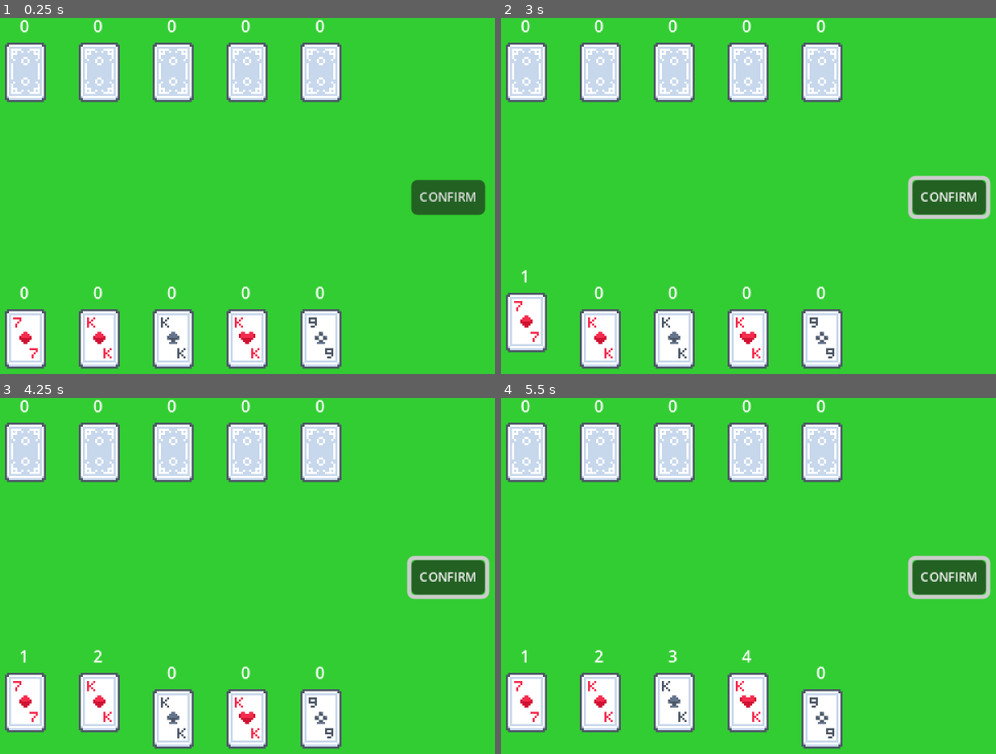
Above: before the commit, frames 1-4 (two rows, left to right).
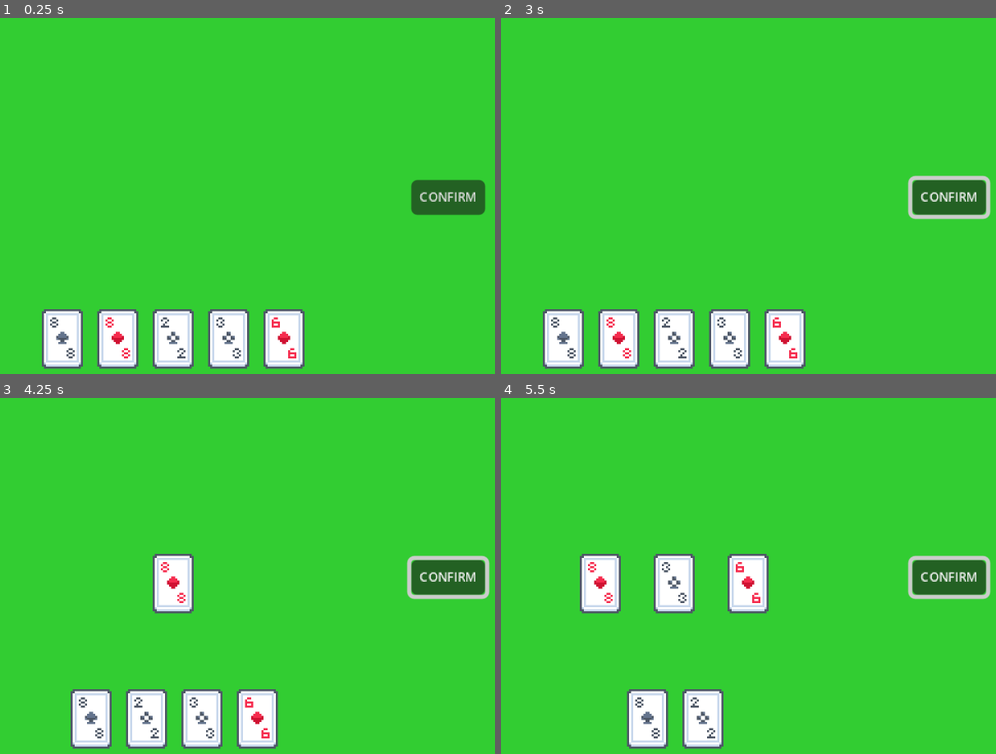
Above: after the commit, the same moments.

Repository: s-mnto/CardProject
Game: Godot game, scene res://scenes/main.tscn
The game is run twice, just before and just after one commit, with the same random seed, the same clock (stepped at 60 frames per second) and the same inputs.
Inputs (mouse positions are in pixels of both pictures, inside the frame that each line leads up to):
- Up to frame 1 (0.25 s): no input
- Up to frame 2 (3 s): click "CONFIRM" at 0.5 s; click "CONFIRM" at 1.25 s; click "CONFIRM" at 2 s; tap Enter at 2.75 s; move the mouse to (525, 338) at 2.77 s; click (525, 338) at 2.92 s
- Up to frame 3 (4.25 s): tap Space at 3.5 s; move the mouse to (99, 718) at 3.52 s; click (99, 718) at 3.67 s
- Up to frame 4 (5.5 s): tap Enter at 4.25 s; move the mouse to (674, 718) at 4.27 s; click (674, 718) at 4.42 s; tap Space at 5 s; move the mouse to (748, 718) at 5.02 s; click (748, 718) at 5.17 s

The runs differ from the first frame. In frame 1, 16% of the frame differs, in the area x 0-69%, y 0-99%; in frame 2, 16%; in frame 3, 17%; in frame 4, 20%.

Commit message:
Change the system

Diff:
--- a/scenes/card_ui.tscn
+++ b/scenes/card_ui.tscn
@@ -1,12 +1,6 @@
-[gd_scene load_steps=4 format=3 uid="uid://22irrsv7en0k"]
+[gd_scene load_steps=2 format=3 uid="uid://22irrsv7en0k"]
 
-[ext_resource type="Script" uid="uid://dwewflj42cpge" path="res://scripts/UI/card_ui.gd" id="1_e1hm3"]
-
-[sub_resource type="LabelSettings" id="LabelSettings_e1hm3"]
-font_size = 8
-
-[sub_resource type="LabelSettings" id="LabelSettings_birkm"]
-font_size = 12
+[ext_resource type="Script" uid="uid://dwewflj42cpge" path="res://scripts/card_ui.gd" id="1_e1hm3"]
 
 [node name="CardUI" type="Control"]
 custom_minimum_size = Vector2(32, 32)
@@ -28,34 +22,3 @@
 anchor_bottom = 0.5
 grow_horizontal = 2
 grow_vertical = 2
-
-[node name="OrderLabel" type="Label" parent="Texture"]
-layout_mode = 1
-anchors_preset = 5
-anchor_left = 0.5
-anchor_right = 0.5
-offset_left = -20.0
-offset_top = -17.0
-offset_right = 20.0
-offset_bottom = 6.0
-grow_horizontal = 2
-text = "0"
-label_settings = SubResource("LabelSettings_e1hm3")
-horizontal_alignment = 1
-vertical_alignment = 1
-
-[node name="ValueLabel" type="Label" parent="Texture"]
-visible = false
-layout_mode = 1
-anchors_preset = 5
-anchor_left = 0.5
-anchor_right = 0.5
-offset_left = -20.0
-offset_top = 26.0
-offset_right = 20.0
-offset_bottom = 49.0
-grow_horizontal = 2
-text = "0"
-label_settings = SubResource("LabelSettings_birkm")
-horizontal_alignment = 1
-vertical_alignment = 1
--- a/scenes/main.tscn
+++ b/scenes/main.tscn
@@ -1,9 +1,9 @@
 [gd_scene load_steps=3 format=3 uid="uid://um6upy8f8l1e"]
 
 [ext_resource type="Script" uid="uid://c5hm0q62ivno1" path="res://scripts/main.gd" id="1_0wfyh"]
-[ext_resource type="Script" uid="uid://c2sk5w3xj13hr" path="res://scripts/globals/game_manager.gd" id="1_o5qli"]
+[ext_resource type="Script" uid="uid://c2sk5w3xj13hr" path="res://scripts/game_manager.gd" id="1_o5qli"]
 
-[node name="Main" type="Control" node_paths=PackedStringArray("game_manager")]
+[node name="Main" type="Control"]
 layout_mode = 3
 anchors_preset = 15
 anchor_right = 1.0
@@ -11,7 +11,6 @@
 grow_horizontal = 2
 grow_vertical = 2
 script = ExtResource("1_0wfyh")
-game_manager = NodePath("GameManager")
 
 [node name="GameManager" type="Control" parent="."]
 layout_mode = 1
@@ -22,7 +21,7 @@
 grow_vertical = 2
 script = ExtResource("1_o5qli")
 
-[node name="PlayerHand" type="HBoxContainer" parent="GameManager"]
+[node name="Player" type="HBoxContainer" parent="GameManager"]
 custom_minimum_size = Vector2(32, 32)
 layout_mode = 1
 anchors_preset = 7
@@ -36,22 +35,10 @@
 offset_bottom = -8.0
 grow_horizontal = 2
 grow_vertical = 0
+theme_override_constants/separation = -5
 alignment = 1
 
-[node name="ComputerHand" type="HBoxContainer" parent="GameManager"]
-custom_minimum_size = Vector2(32, 32)
-layout_mode = 1
-anchors_preset = 5
-anchor_left = 0.5
-anchor_right = 0.5
-offset_left = -16.0
-offset_top = 10.0
-offset_right = 16.0
-offset_bottom = 42.0
-grow_horizontal = 2
-alignment = 1
-
-[node name="PlayBoard" type="GridContainer" parent="GameManager"]
+[node name="Board" type="GridContainer" parent="GameManager"]
 custom_minimum_size = Vector2(32, 32)
 layout_mode = 1
 anchors_preset = 8
--- a/scripts/UI/card_ui.gd
+++ b/scripts/card_ui.gd
@@ -1,7 +1,5 @@
 class_name CardUI extends Control
 
-@onready var order_label: Label = $Texture/OrderLabel
-@onready var value_label: Label = $Texture/ValueLabel
 @onready var texture: TextureRect = $Texture
 
 var card_data: CardResource = null
@@ -14,13 +12,9 @@
 			SignalBus.card_selected.emit(self)
 
 func _apply_texture() -> void:
-	var suit_string: String = CardResource.Suits.keys()[card_data.suit_type].to_lower()
-	var rank_string: String = card_data._get_rank_values(card_data.value)
-	var path: String = "res://assets/cards/card_%s_%s.png" % [suit_string, rank_string]
-	texture.texture = load(path)
-
-func _backside_texture() -> void:
-	texture.texture = load("res://assets/cards/card_back.png")
+	var suit: String = CardResource.Suits.keys()[card_data.suit_type].to_lower()
+	var rank: String = card_data._get_rank_values(card_data.value)
+	texture.texture = load("res://assets/cards/card_%s_%s.png" % [suit, rank])
 
 func _disable_clickable() -> void:
 	mouse_filter = Control.MOUSE_FILTER_IGNORE
--- /dev/null
+++ b/scripts/game_manager.gd
@@ -0,0 +1,48 @@
+class_name GameManager extends Control
+
+const CARD_SCENE: PackedScene = preload("res://scenes/card_ui.tscn")
+const TOTAL_CARDS: int = 5
+
+@onready var player_container: HBoxContainer = $Player
+@onready var board: GridContainer = $Board
+
+var player_hand: Array[CardResource] = []
+
+func _ready() -> void:
+	SignalBus.card_selected.connect(_select_cards)
+	_deal_cards()
+
+func _select_cards(card: CardUI) -> void:
+	if card.is_selected:
+		player_container.remove_child(card)
+		board.add_child(card)
+	else:
+		board.remove_child(card)
+		player_container.add_child(card)
+
+func _deal_cards() -> void:
+	if player_hand.size() == 0:
+		for i: int in range(TOTAL_CARDS):
+			var card: CardResource = DeckManager.deck.pop_front()
+			player_hand.append(card)
+			_add_cards_to_hand(card)
+
+func _add_cards_to_hand(card: CardResource) -> void:
+	var card_node: CardUI = CARD_SCENE.instantiate()
+	player_container.add_child(card_node)
+	card_node.card_data = card
+	card_node._apply_texture()
+
+func _on_play_button_pressed() -> void:
+	pass
+
+#func _compare_hands() -> void:
+	#for i: int in range(TOTAL_CARDS):
+		#var player: int = selected_cards[i].card_data.value
+		#var computer: int = computer_hand[i].value
+		#if player > computer:
+			#print("WIN")
+		#elif player == computer:
+			#print("TIE!")
+		#else:
+			#print("LOSE")
--- a/scripts/globals/deck_manager.gd
+++ b/scripts/globals/deck_manager.gd
@@ -5,11 +5,7 @@
 var deck: Array[CardResource] = []
 
 func _ready() -> void:
-	if deck.size() == 0:
-		_build_deck()
-		deck.shuffle()
-	else:
-		print("Deck is empty")
+	_build_deck()
 
 func _build_deck() -> void:
 	deck.clear()
@@ -19,3 +15,4 @@
 			new_card.suit_type = suit
 			new_card.value = value
 			deck.append(new_card)
+	deck.shuffle()
--- a/scripts/globals/game_manager.gd
+++ /dev/null
@@ -1,97 +0,0 @@
-class_name GameManager extends Control
-
-const CARD_SCENE: PackedScene = preload("res://scenes/card_ui.tscn")
-const TOTAL_CARDS: int = 5
-
-@onready var player_container: HBoxContainer = $PlayerHand
-@onready var computer_container: HBoxContainer = $ComputerHand
-@onready var play_board: GridContainer = $PlayBoard
-
-var player_hand: Array[CardResource] = []
-var computer_hand: Array[CardResource] = []
-var _played_cards: Array[CardUI] = []
-
-func _ready() -> void:
-	SignalBus.card_selected.connect(_select_cards)
-	_deal_cards(player_hand)
-	_deal_cards(computer_hand)
-	_add_cards_to_hand()
-	_add_cards_to_computer()
-
-func _select_cards(card: CardUI) -> void:
-	if card.is_selected:
-		card.position.y = -8
-		_played_cards.push_back(card)
-	else:
-		card.position.y = 0
-		_played_cards.erase(card)
-
-	_update_card_order_label()
-
-
-func _deal_cards(which_hand: Array[CardResource]) -> void:
-	if which_hand.size() == 0:
-		for i: int in range(TOTAL_CARDS):
-			var card: CardResource = DeckManager.deck.pop_front()
-			which_hand.append(card)
-	else:
-		print("Hand is not empty")
-
-func _add_cards_to_hand() -> void:
-	for card: CardResource in player_hand:
-		var card_node: CardUI = CARD_SCENE.instantiate()
-		player_container.add_child(card_node)
-		card_node.card_data = card
-		card_node._apply_texture()
-		card_node.value_label.text = str(card._get_rank_values(card_node.card_data.value))
-
-func _compare_hands() -> void:
-	for i: int in range(TOTAL_CARDS):
-		if _played_cards[i].card_data.value > computer_hand[i].value:
-			print("WIN: ", _played_cards[i].card_data.value, " is higher :than ", computer_hand[i].value)
-		elif _played_cards[i].card_data.value == computer_hand[i].value:
-			print("TIE: Both players have the same value ", _played_cards[i].card_data.value)
-		else:
-			print("LOSE: ", _played_cards[i].card_data.value, " is lower than ", computer_hand[i].value)
-
-func _update_card_order_label() -> void:
-	for card_ui: CardUI in player_container.get_children():
-		card_ui.order_label.text = str(_played_cards.find(card_ui) + 1)
-
-func _add_cards_to_computer() -> void:
-	for card: CardResource in computer_hand:
-		var card_node: CardUI = CARD_SCENE.instantiate()
-		computer_container.add_child(card_node)
-		card_node._backside_texture()
-		card_node._disable_clickable()
-		card_node.card_data = card
-		card_node.value_label.text = str(card._get_rank_values(card_node.card_data.value))
-
-func _on_play_button_pressed() -> void:
-	if _played_cards.size() < TOTAL_CARDS:
-		return
-
-	_compare_hands()
-
-	for card: CardUI in computer_container.get_children():
-		computer_container.remove_child(card)
-		play_board.add_child(card)
-		card._apply_texture()
-		await get_tree().create_timer(1.5).timeout
-
-	for card: CardUI in _played_cards:
-		player_container.remove_child(card)
-		play_board.add_child(card)
-		card._disable_clickable()
-		await get_tree().create_timer(1.5).timeout
-
-
-
-	player_hand.clear()
-	computer_hand.clear()
-	_played_cards.clear()
-
-	print(player_hand)
-	print(computer_hand)
-	print(_played_cards)
-	print(DeckManager.deck.size())
--- a/scripts/main.gd
+++ b/scripts/main.gd
@@ -1,11 +1,4 @@
 class_name Main extends Control
-
-@export var game_manager: GameManager = null
-
-func _ready() -> void:
-	if not game_manager:
-		push_error("Game manager not found.")
-		return
 
 func _draw() -> void:
 	draw_circle(Vector2(100, 100), 350, Color.LIME_GREEN)
Renamed: scripts/UI/card_ui.gd.uid -> scripts/card_ui.gd.uid
Renamed: scripts/globals/game_manager.gd.uid -> scripts/game_manager.gd.uid
